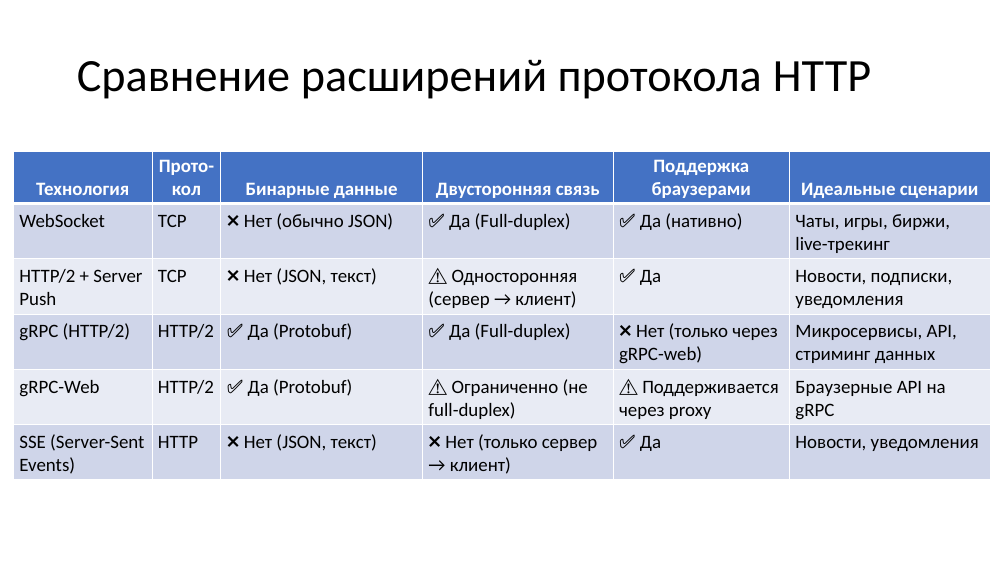
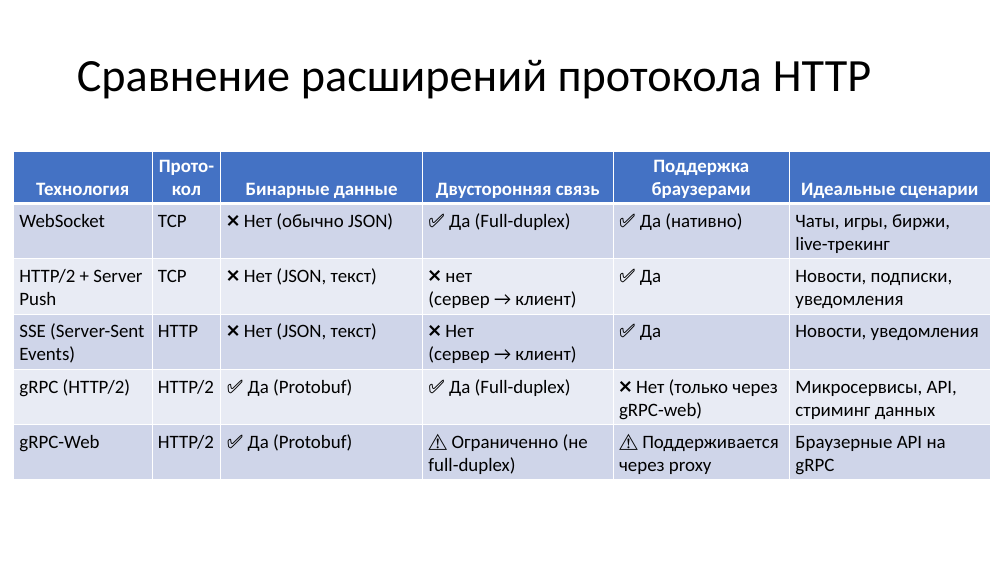
Before and after one commit to xtrueman/network_programming, a slide deck: slide 70 of HTTP-proto.pptx (slide 67 before the commit). Drawn at 1008x567 pixels with LibreOffice and Linux fonts; fonts in the diff are those of the drawing. Boxes give left, top, right and bottom in pixels: in the first picture for what was removed or moved away, otherwise in the second. Text is boxed around its words. In the diff, an @@ line names an element or a change of style, - is before the commit and + after.

Commit message:
HTTP

```diff
--- a/HTTP-proto.pptx
+++ b/HTTP-proto.pptx
@@ table at [14, 152, 990, 479] @@
-row 3: HTTP/2 + Server Push | TCP | ❌ Нет (JSON, текст) | ⚠️ Односторонняя (сервер → клиент) | ✅ Да | Новости, подписки, уведомления
+row 3: HTTP/2 + Server Push | TCP | ❌ Нет (JSON, текст) | ❌ нет (сервер → клиент) | ✅ Да | Новости, подписки, уведомления
+row 4: SSE (Server-Sent Events) | HTTP | ❌ Нет (JSON, текст) | ❌ Нет (сервер → клиент) | ✅ Да | Новости, уведомления
-row 6: SSE (Server-Sent Events) | HTTP | ❌ Нет (JSON, текст) | ❌ Нет (только сервер → клиент) | ✅ Да | Новости, уведомления
```
Also in this commit, not shown: 28 other slides changed, 3 slides added, 1 other file.
